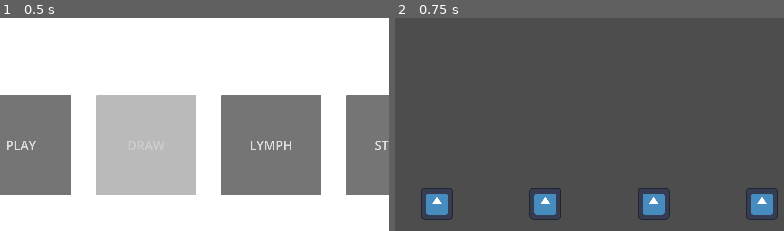
Above: before the commit, frames 1-2 (left to right).
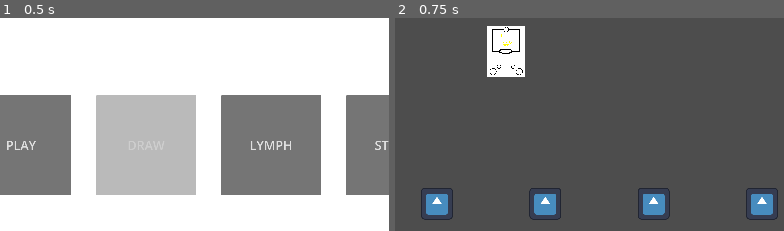
Above: after the commit, the same moments.

Repository: lollo004/gokard
Game: Godot game, scene res://Scenes/MainScene.tscn
The game is run twice, just before and just after one commit, with the same random seed, the same clock (stepped at 60 frames per second) and the same inputs. The engine's default icon, where the game draws it, is replaced by a stand-in: a white triangle on a blue panel in a dark square.
Inputs:
- Up to frame 1 (0.5 s): no input
- Up to frame 2 (0.75 s): click "PLAY" at 0.5 s
The pictures show only the part of the screen within x 24-74%, y 19-69%; the shares and areas given below are measured in that part.

Frame 1 is identical in both runs. In frame 2, 2.3% of the frame differs, in the area x 23-34%, y 3-28%.

Commit message:
attack system finished, draw button doesn't work well

Diff:
--- /dev/null
+++ b/Scenes/EnemyPointer.tscn
@@ -0,0 +1,17 @@
+[gd_scene load_steps=4 format=3 uid="uid://dmdhs80i75kr"]
+
+[ext_resource type="Script" path="res://Scripts/EnemyPointer.gd" id="1_ab2j2"]
+[ext_resource type="Texture2D" uid="uid://dsw3qvhsf01lj" path="res://Resources/EnemyPointer.png" id="1_ttp4s"]
+
+[sub_resource type="CircleShape2D" id="CircleShape2D_hhn6w"]
+radius = 348.036
+
+[node name="Enemy Pointer" type="Area2D" groups=["Pointer"]]
+scale = Vector2(0.5, 0.5)
+script = ExtResource("1_ab2j2")
+
+[node name="Sprite2D" type="Sprite2D" parent="." groups=["Pointer"]]
+texture = ExtResource("1_ttp4s")
+
+[node name="CollisionShape2D" type="CollisionShape2D" parent="." groups=["Pointer"]]
+shape = SubResource("CircleShape2D_hhn6w")
--- a/Scenes/GameController.tscn
+++ b/Scenes/GameController.tscn
@@ -1,8 +1,9 @@
-[gd_scene load_steps=5 format=3 uid="uid://d252ftuaio4r8"]
+[gd_scene load_steps=6 format=3 uid="uid://d252ftuaio4r8"]
 
 [ext_resource type="Script" path="res://Scripts/GameController.gd" id="1_pfy42"]
 [ext_resource type="PackedScene" uid="uid://haworbi8gah1" path="res://Scenes/Positioner.tscn" id="2_m0e23"]
 [ext_resource type="Script" path="res://Scripts/GUIManagement.gd" id="3_ows3f"]
+[ext_resource type="PackedScene" uid="uid://bp6kelnxloeu" path="res://Scenes/Cards/Card.tscn" id="5_h3syu"]
 [ext_resource type="PackedScene" uid="uid://c3ccrckpghnpv" path="res://Scenes/TurnSelecter.tscn" id="6_uxtal"]
 
 [node name="Game Controller" type="Control" groups=["GameManager"]]
@@ -14,6 +15,8 @@
 script = ExtResource("1_pfy42")
 lymph = 5
 stress = 5
+turn = "player"
+phase = "defense"
 
 [node name="Card Position" type="Node" parent="."]
 
@@ -117,4 +120,8 @@
 horizontal_alignment = 1
 vertical_alignment = 1
 
+[node name="Enemy Test Card" parent="." instance=ExtResource("5_h3syu")]
+position = Vector2(383, 167)
+Team = "enemy"
+
 [connection signal="pressed" from="GUI/Management/Turn Button" to="GUI/Management" method="_on_turn_button_pressed"]
--- a/Scenes/TurnSelecter.tscn
+++ b/Scenes/TurnSelecter.tscn
@@ -16,6 +16,7 @@
 shape = SubResource("RectangleShape2D_1xhgl")
 
 [node name="Background" type="Sprite2D" parent="." groups=["TurnManager"]]
+visible = false
 scale = Vector2(0.3, 0.3)
 texture = ExtResource("1_ie0c4")
 script = ExtResource("1_y8oyk")
--- a/Scripts/Card.gd
+++ b/Scripts/Card.gd
@@ -20,6 +20,8 @@
 
 @export var Type : String = "" # Type (attack - defense - versatile)
 
+@export var Team : String = "" # Team (player - enemy)
+
 ## Management Variables ##
 
 var Position : String = "" # Position on the field (1-9)
@@ -41,6 +43,12 @@
 var new_position # New position of the card
 var currentLoc : String = ""
 
+## Attack Variables ##
+
+var isTargetSelected : bool = false
+var isEnemySelected : bool = false
+var isSearchingForEnemy : bool = false
+
 ### MAIN EVENTS ###
 
 
@@ -52,32 +60,44 @@
 
 func _process(delta): # Function called every frame
 	if Input.is_action_just_pressed("click") and isMouseOver: # Click over a card with mouse
-		if isCardSelected: # Dropping the card
-			if (
-				currentPos != 0 # Right position
-				and GameController.lymph >= Cost # Enough lymph
-				and GameController.turn == "player" # Right turn
-				and GameController.phase == "attack" # Right phase
-				and GameController.turnType == "play" # RIght turn type
-				and Location == "hand" # Right card
-				and (Type == currentLoc or Type == "Versatile") # Right type
-				and GameController.stress > GameController.player_current_stress # Enough stress
-				):
+		if Team == "player":
+			if isCardSelected: # Dropping the card
+				if (
+					currentPos != 0 # Right position
+					and GameController.lymph >= Cost # Enough lymph
+					and GameController.turn == "player" # Right turn
+					and GameController.phase == "attack" # Right phase
+					and GameController.turnType == "play" # RIght turn type
+					and Location == "hand" # Right card
+					and (Type == currentLoc or Type == "Versatile") # Right type
+					and GameController.stress > GameController.player_current_stress # Enough stress
+					):
 
-				Location = "field"
-				global_position = new_position
+					Location = "field"
+					global_position = new_position
 
-				GameController.lymph -= Cost
-				GameController.player_current_stress += 1
+					GameController.lymph -= Cost
+					GameController.player_current_stress += 1
 
-				GameController.player_hand.remove_at(GameController.player_hand.find(self))
-				GameController.UpdateHand()
+					GameController.player_hand.remove_at(GameController.player_hand.find(self))
+					GameController.UpdateHand()
+				else:
+					global_position = old_position
+				isCardSelected = false
 			else:
-				global_position = old_position
-			isCardSelected = false
-		else: # Taking the card
-			old_position = global_position
-			isCardSelected = true
+				if Location == "hand": # Taking the card
+					old_position = global_position
+					isCardSelected = true
+				if Location == "field" and not isTargetSelected and not isSearchingForEnemy: # Selecting the card to attack
+					GameController.started_attack_card = self
+					isSearchingForEnemy = true
+
+					var scene = load("res://Scenes/EnemyPointer.tscn")
+					var instance = scene.instantiate()
+					add_child(instance)
+				if Location == "field" and isTargetSelected and not isSearchingForEnemy: # Deselecting the card to attack
+					GameController.player_attacks.erase(self)
+					isTargetSelected = false
 
 	if isCardSelected: # Drag
 		global_position = lerp(global_position, get_global_mouse_position(), 25 * delta)
@@ -101,12 +121,32 @@
 
 
 func _on_area_entered(area):
-	if area.get_groups()[0] == "Positioner":
+	if area.get_groups()[0] == "Positioner" and not isSearchingForEnemy: # Dropping the card on a valid position
 		currentPos = int(String(area.get_groups()[1]))
 		currentLoc = String(area.get_groups()[2])
 		new_position = area.global_position
 
+	if area.get_groups()[0] == "Pointer": # Getting selected by the pointer
+		if Team == "enemy":
+			GameController.selected_card_to_attack = self
+
 
 func _on_area_exited(area):
-	if area.get_groups()[0] == "Positioner":
+	if area.get_groups()[0] == "Positioner" and not isSearchingForEnemy: # Exiting by dropping the card on a valid position
 		currentPos = 0
+
+	if area.get_groups()[0] == "Pointer": # Exiting by getting selected by the pointer
+		if Team == "enemy":
+			GameController.selected_card_to_attack = null
+
+
+### GROUP RELATED ASYNC SIGNALS ###
+
+
+func isAttackOk(flag, who): # Fuction called when a pointer is going to be deleted
+	if who == self:
+		if flag:
+			isTargetSelected = true
+		else:
+			isTargetSelected = false
+		isSearchingForEnemy = false
--- /dev/null
+++ b/Scripts/EnemyPointer.gd
@@ -0,0 +1,13 @@
+extends Area2D
+
+
+func _process(delta):
+	if Input.is_action_just_pressed("click"): # Click with mouse
+		if GameController.selected_card_to_attack: # If there is a target then target it
+			GameController.player_attacks[GameController.started_attack_card] = GameController.selected_card_to_attack
+			get_tree().call_group("Card", "isAttackOk", true, GameController.started_attack_card)
+		else: # Otherwise deselect the target
+			get_tree().call_group("Card", "isAttackOk", false, GameController.started_attack_card)
+		queue_free() # Delete the object at the end of selection or deselection
+
+	global_position = lerp(global_position, get_global_mouse_position(), 25 * delta) # Move pointer with mouse
--- a/Scripts/GameController.gd
+++ b/Scripts/GameController.gd
@@ -1,13 +1,13 @@
 extends Control
 
-### GAME VALUES ###
+### Game Values ###
 
 @export var player_healt : int = 30
 @export var enemy_healt : int = 30
 @export var lymph : int = 0
 @export var stress : int = 0
-@export var turn : String = "player"
-@export var phase : String = "defense"
+@export var turn : String = ""
+@export var phase : String = ""
 
 var current_max_lymph : int = 0
 
@@ -20,8 +20,15 @@
 var turnType : String = "" # Action to do in current turn (play, draw, lymph, stress)
 
 var player_hand = []
+var player_deck = []
 
-var player_deck = []
+## Attack Variables ##
+
+var started_attack_card # the card that is attacing
+var selected_card_to_attack # the card that is selected by the pointer
+
+var player_attacks = {} # Dict with who is attacing who (attacker_pos : defender_pos)
+var enemy_attacks = {} # Dict with who is attacing who (attacker_pos : defender_pos)
 
 ### MAIN EVENTS ###
 
@@ -34,9 +41,11 @@
 
 	for i in number_of_cards:
 		scene = load("res://Scenes/Cards/Card.tscn")
+		instance = scene.instantiate()
 
-		instance = scene.instantiate()
 		add_child(instance)
+
+		instance.Team = "player"
 
 		player_hand.append(instance)
 
Binary file added: Resources/EnemyPointer.png
Not shown, added: Resources/EnemyPointer.png.import
Not shown, added: Resources/EnemyPointer.png~
